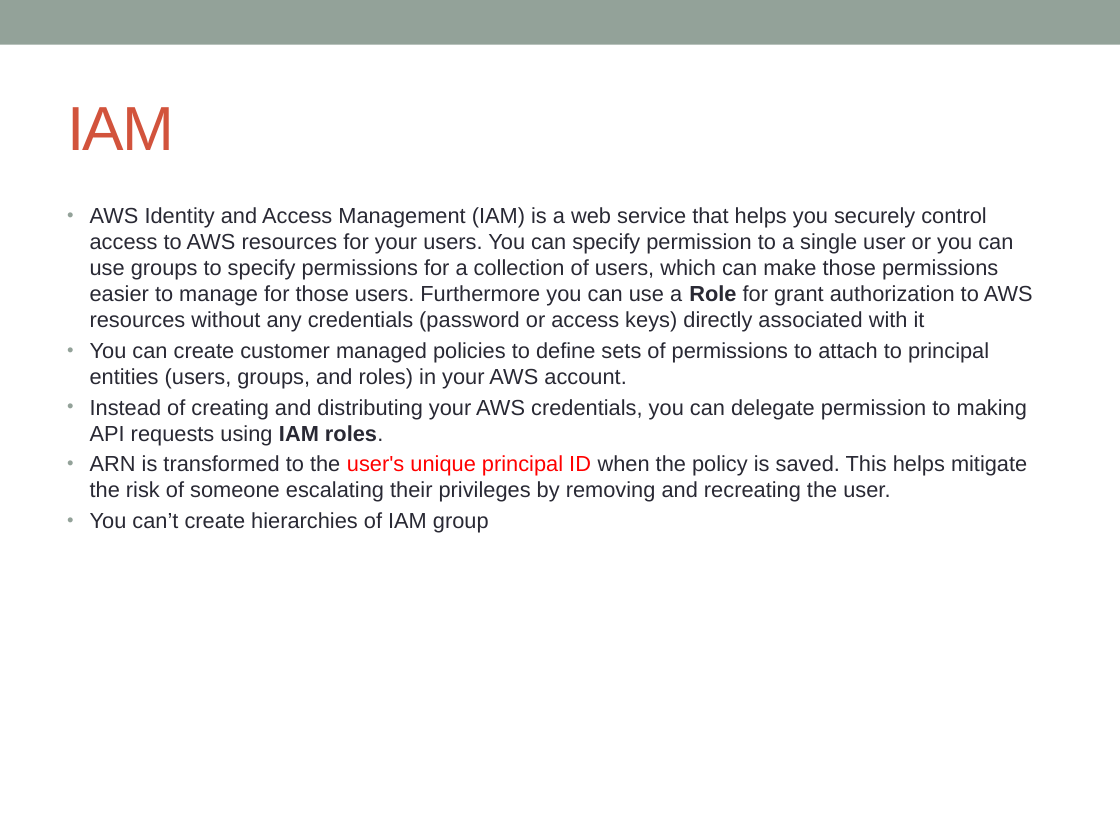
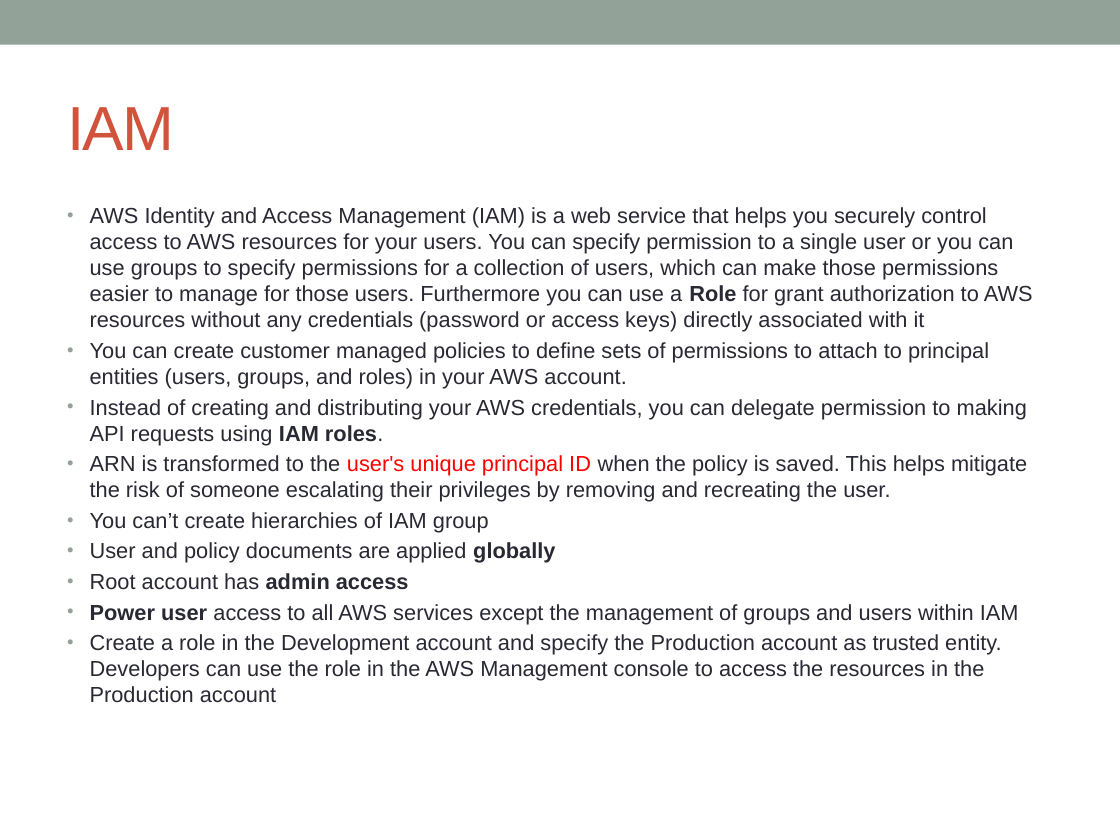
Before and after one commit to notionquest/ProjectDocumentation, a slide deck: slide 30 of AWS_Solution_Architect.pptx (slide 24 before the commit). Drawn at 1120x840 pixels with LibreOffice and Linux fonts; fonts in the diff are those of the drawing. Boxes give left, top, right and bottom in pixels: in the first picture for what was removed or moved away, otherwise in the second. Text is boxed around its words. In the diff, an @@ line names an element or a change of style, - is before the commit and + after.

```diff
--- a/AWS_Solution_Architect.pptx
+++ b/AWS_Solution_Architect.pptx
@@ text at (x1=90, y1=542, x2=1019, y2=703): paragraphs added @@
+• User and policy documents are applied globally
+• Root account has admin access
+• Power user access to all AWS services except the management of groups and users within IAM
+• Create a role in the Development account and specify the Production account as trusted entity. Developers can use the role in the AWS Management console to access the resources in the Production account
```
Also in this commit, not shown: 8 other slides changed, 11 slides added.
